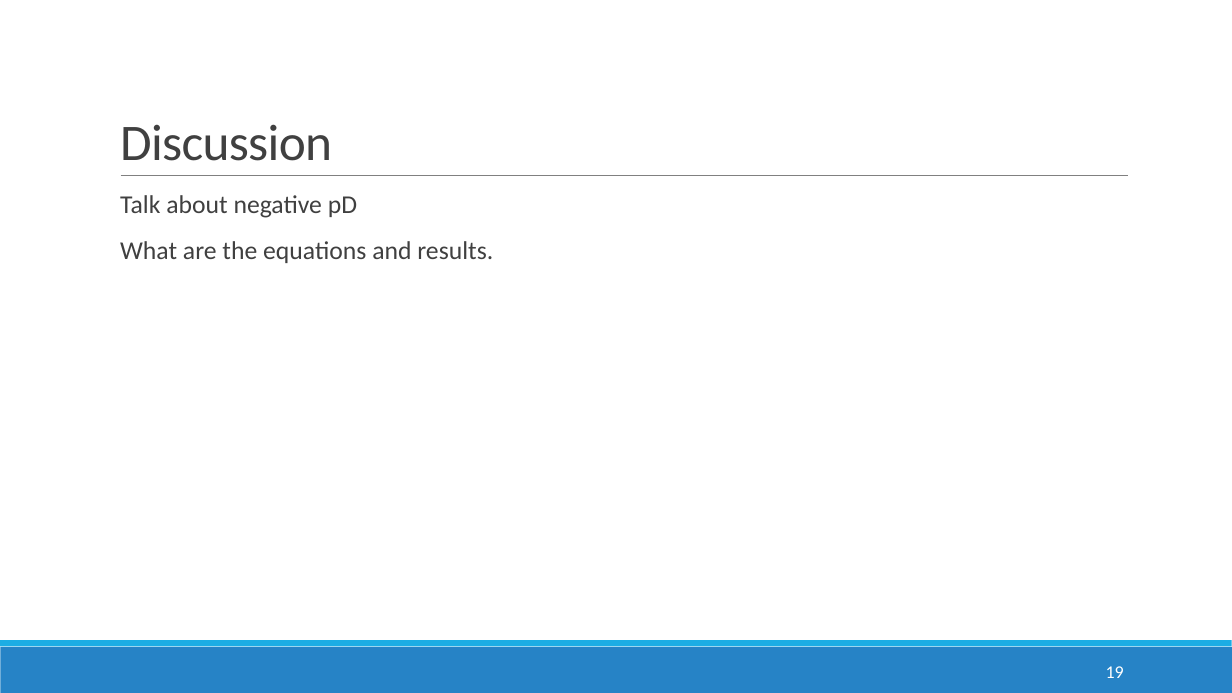
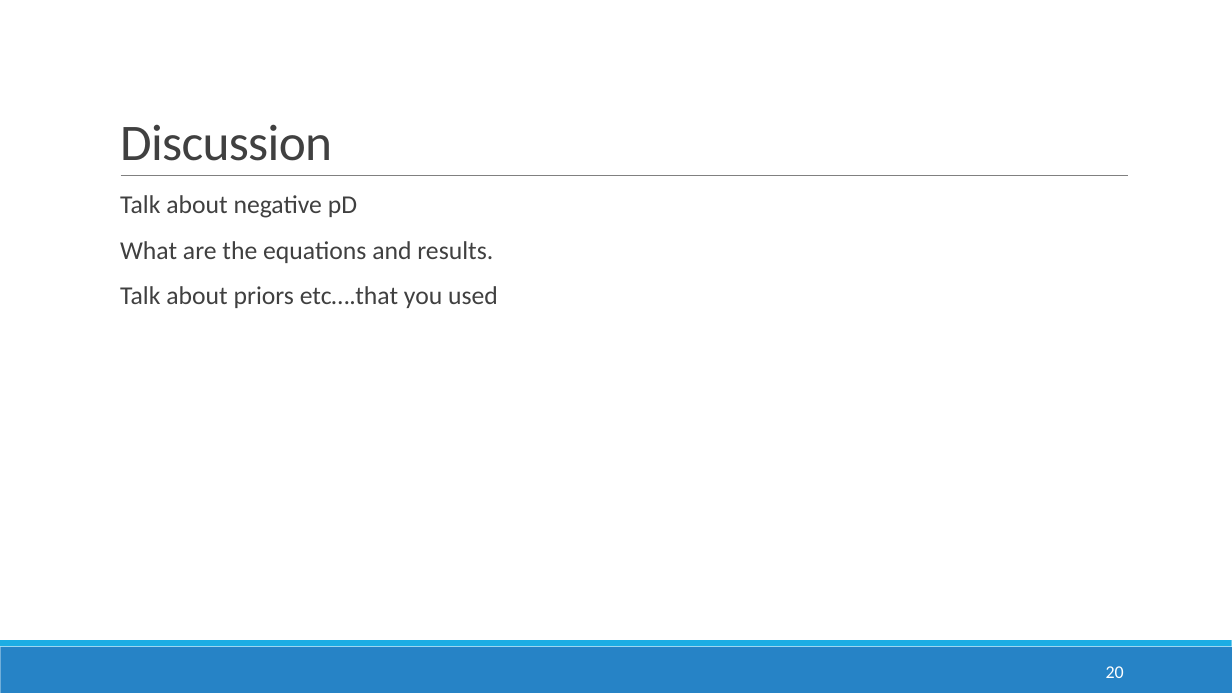
Before and after one commit to anirudhtomer/MScThesis, a slide deck: slide 20 of mid term presentation.pptx (slide 19 before the commit). Drawn at 1232x693 pixels with LibreOffice and Linux fonts; fonts in the diff are those of the drawing; background and template pictures are left out. Boxes give left, top, right and bottom in pixels: in the first picture for what was removed or moved away, otherwise in the second. Text is boxed around its words. In the diff, an @@ line names an element or a change of style, - is before the commit and + after.

```diff
--- a/mid term presentation.pptx
+++ b/mid term presentation.pptx
@@ text at (x1=120, y1=286, x2=498, y2=308): paragraph added @@
+  Talk about priors etc….that you used
@@ page number at (x1=1106, y1=666, x2=1124, y2=678): text changed @@
-19
+20
```
Also in this commit, not shown: 2 other slides changed, 1 slide added, 25 other files.
